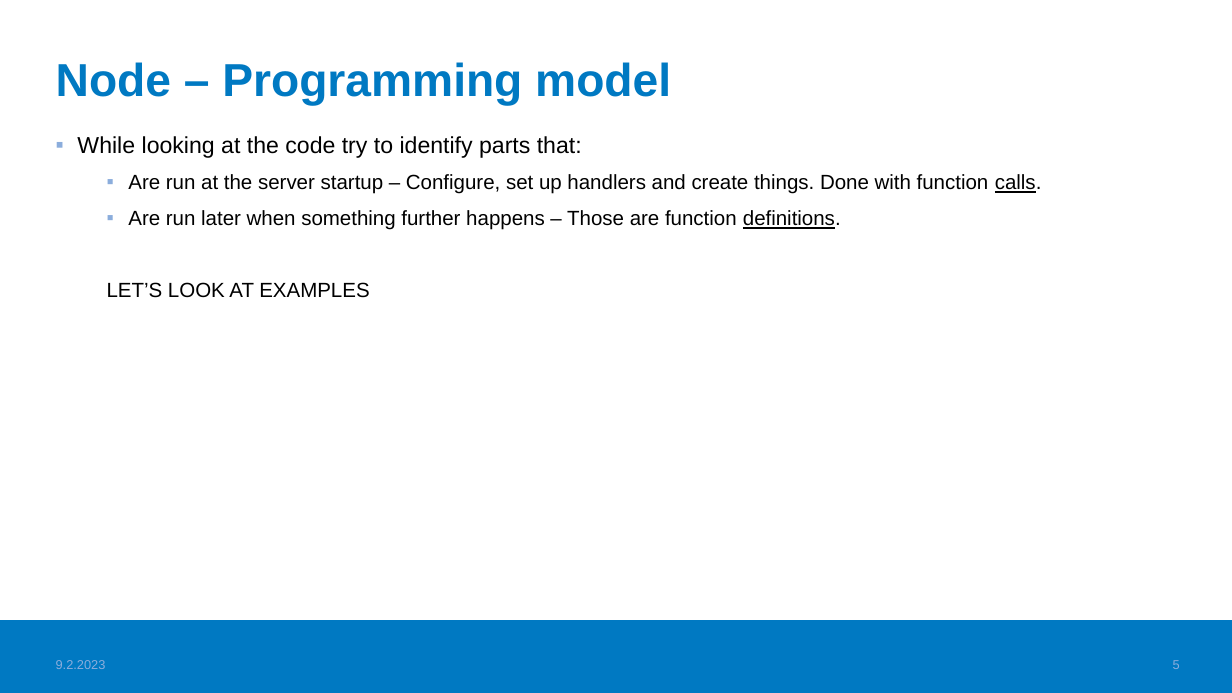
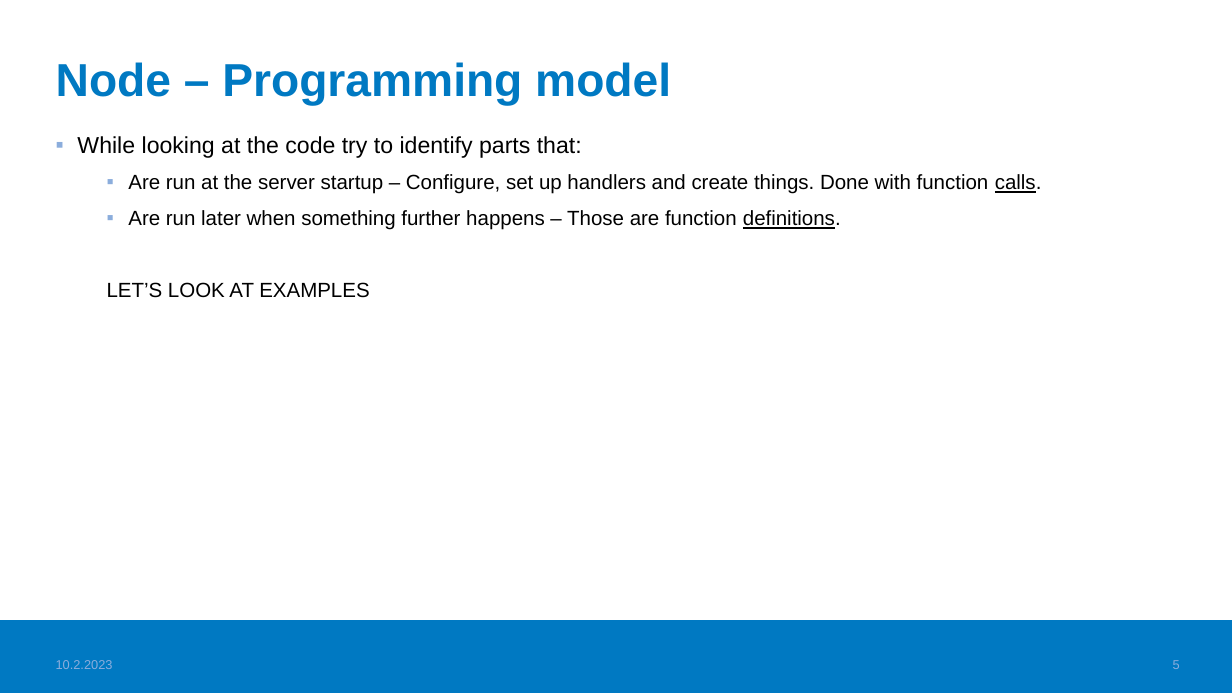
Before and after one commit to haagahelia/ohke-teknologiat, a slide deck: slide 5 of 05_es6_node/NodeJS_demo/02_nodejs/NodeJS.pptx. Drawn at 1232x693 pixels with LibreOffice and Linux fonts; fonts in the diff are those of the drawing; background and template pictures are left out. Boxes give left, top, right and bottom in pixels: in the first picture for what was removed or moved away, otherwise in the second. Text is boxed around its words. In the diff, an @@ line names an element or a change of style, - is before the commit and + after.

```diff
--- a/05_es6_node/NodeJS_demo/02_nodejs/NodeJS.pptx
+++ b/05_es6_node/NodeJS_demo/02_nodejs/NodeJS.pptx
@@ text at box(56, 660, 113, 669): text changed @@
-9.2.2023
+10.2.2023
```
Also in this commit, not shown: 7 other slides changed, 4 slides removed, 6 other files.
